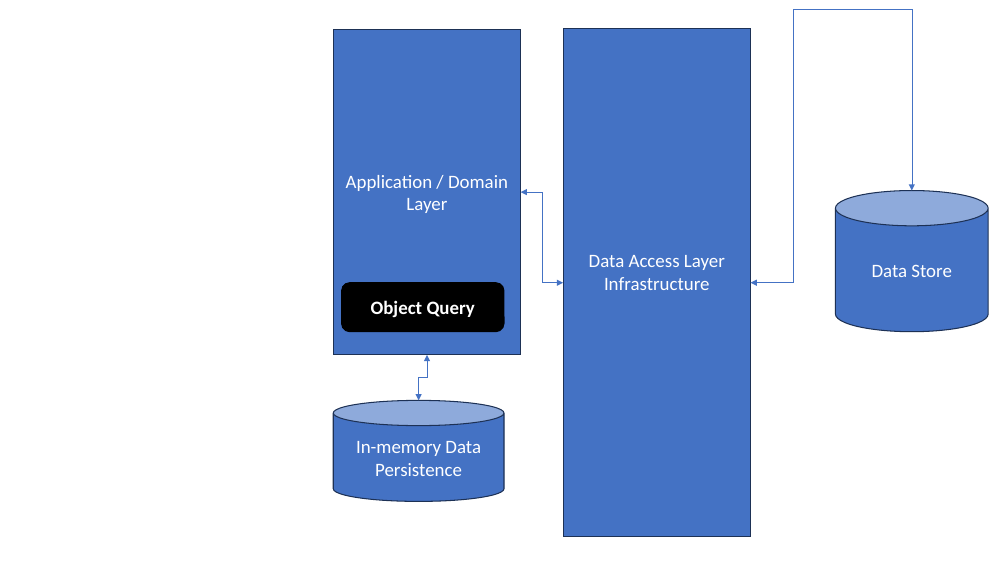
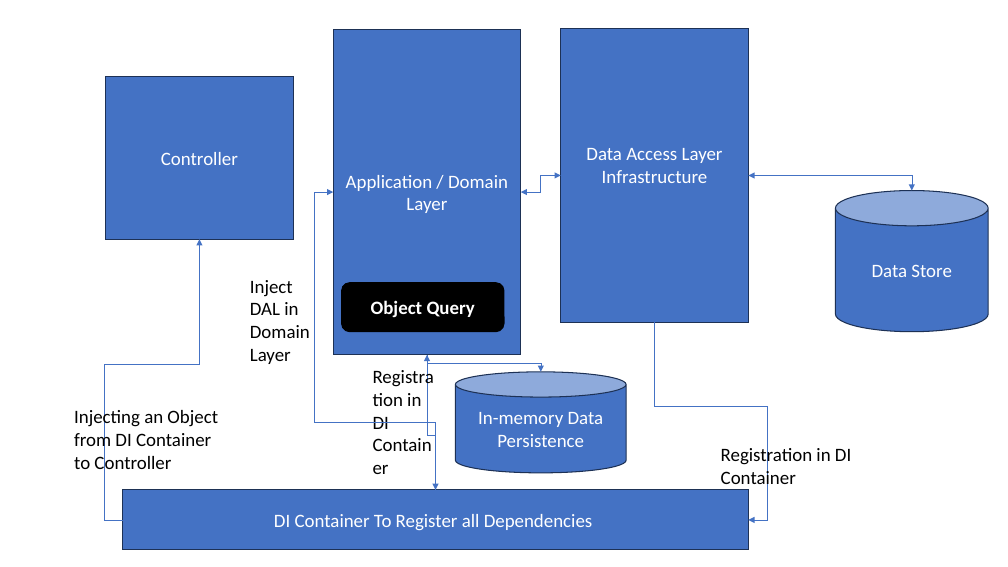
Before and after one commit to maheshsabnis/Capita_NETApps, a slide deck: slide 8 of TrgImages.pptx. Drawn at 1008x567 pixels with LibreOffice and Linux fonts; fonts in the diff are those of the drawing. Boxes give left, top, right and bottom in pixels: in the first picture for what was removed or moved away, otherwise in the second. Text is boxed around its words. In the diff, an @@ line names an element or a change of style, - is before the commit and + after.

```diff
--- a/TrgImages.pptx
+++ b/TrgImages.pptx
@@ rectangle "Data Access Layer": place and size @@
-rectangle "Data Access Layer" at bbox=[563, 29, 751, 537]
+rectangle "Data Access Layer" at bbox=[561, 29, 749, 323]
@@ rectangle added at bbox=[106, 76, 293, 239], fill #4472C4, outline #1E3256 1 pt, 18 pt, text #FFFFFF @@
+Controller
@@ elbow double arrow moved from (521, 192) - (563, 283) to (521, 192) - (561, 175) @@
@@ elbow double arrow moved from (751, 283) - (912, 191) to (749, 175) - (912, 191) @@
@@ elbow arrow added from (436, 490) to (333, 192), #4472C4 0.5 pt @@
@@ elbow arrow added from (123, 520) to (200, 239), #4472C4 0.5 pt @@
@@ text added at bbox=[250, 280, 310, 364], 18 pt, text #000000 @@
+Inject DAL in Domain Layer
@@ elbow arrow added from (655, 323) to (749, 520), #4472C4 0.5 pt @@
@@ elbow double arrow moved from (427, 355) - (419, 401) to (427, 355) - (541, 372) @@
@@ elbow arrow added from (427, 355) to (436, 490), #4472C4 0.5 pt @@
@@ cylinder "In-memory Data Persistence": place and size @@
-cylinder "In-memory Data Persistence" at bbox=[333, 401, 504, 502]
+cylinder "In-memory Data Persistence" at bbox=[455, 372, 626, 473]
@@ text added at bbox=[74, 408, 218, 474], 18 pt, text #000000 @@
+Injecting an Object from DI Container to Controller
@@ text added at bbox=[373, 393, 421, 429], 18 pt, text #000000 @@
+Registration in DI Container
@@ text added at bbox=[721, 446, 851, 489], 18 pt, text #000000 @@
+Registration in DI Container
@@ rectangle added at bbox=[123, 490, 749, 551], fill #4472C4, outline #1E3256 1 pt, 18 pt, text #FFFFFF @@
+DI Container To Register all Dependencies
```
Also in this commit, not shown: 20 other files.
